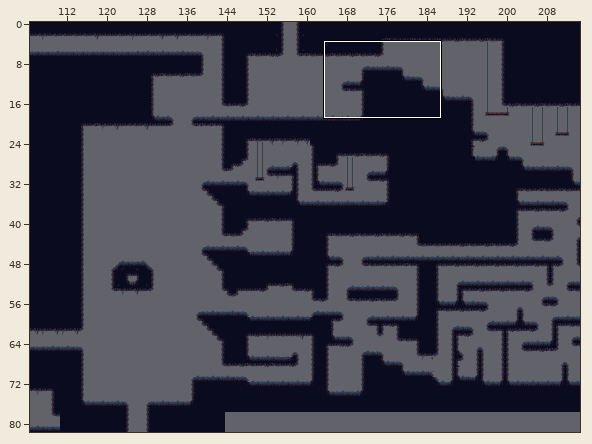
Level history. Tiled map: PR2/Ott - An Elemental Journey/resources/levels/WaterMap.tmx. Above: a wide view before the commit, with the close-up outlined.
Close-up. As it was:
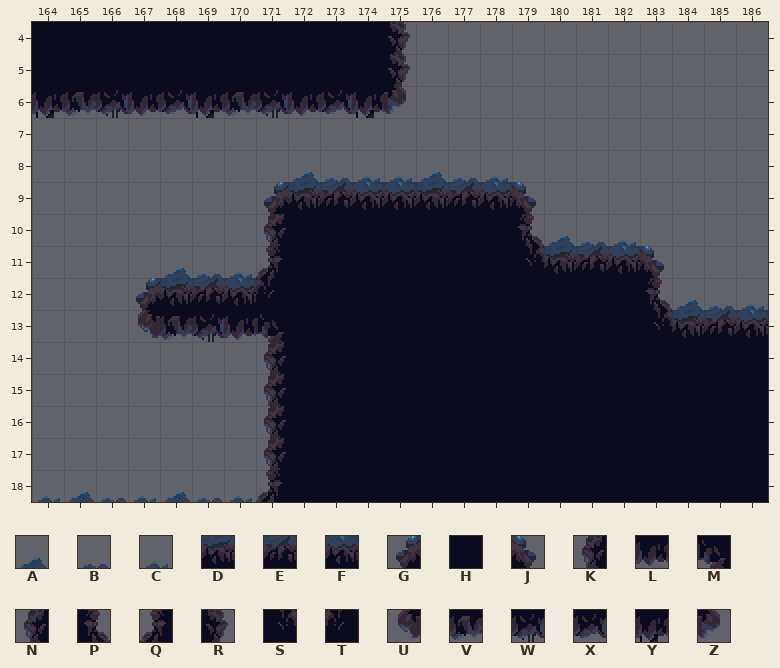
Cells are 32x32 px. Shown: x 164..186, y 4..18. The commit also changed other parts of the map, which this record leaves out.
Key: from "Tiles_Agua_Bosque": A 6, B 7, C 8, D 26, E 27, F 28, G 44, H 47, J 50, K 64, L 67, M 68, N 84, P 86, Q 88, R 90, S 106, T 108, U 124, V 125, W 126, X 128, Y 129, Z 130.
_ is an empty cell.
Layer "Capa de patrones 1" before, first column x 164:
 4 HHHHHHHHHHHR___________
 5 HHHHHHHHHHHR___________
 6 YVWLXYVWLXYZ___________
 7 _______________________
 8 ________ABCCABC________
 9 _______GDEFFDEFJ_______
10 _______NHHHHHHHPABC____
11 ____ABCQHHHHHHHSDEFJ___
12 ___GDEFTHHHHHHHHHHHPABC
13 ___UVWLMHHHHHHHHHHHSDEF
14 _______NHHHHHHHHHHHHHHH
15 _______KHHHHHHHHHHHHHHH
16 _______NHHHHHHHHHHHHHHH
17 _______NHHHHHHHHHHHHHHH
18 CABCABCQHHHHHHHHHHHHHHH
The result:
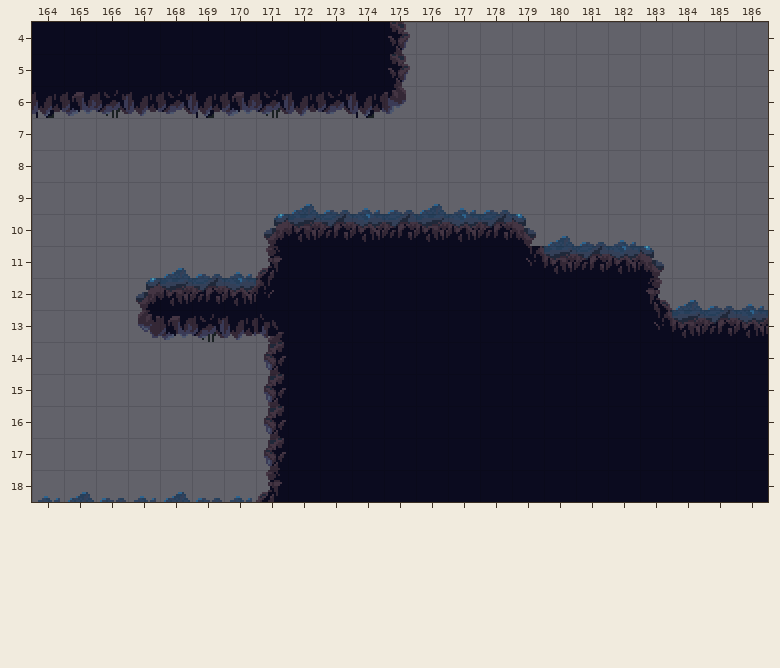
Edits made:
Changed rows in their new state; . is an unchanged cell.
Layer "Capa de patrones 1":
first column x 171:
 8 ._______.
 9 _ABCBACB_
10 GDEFEDFEJ
